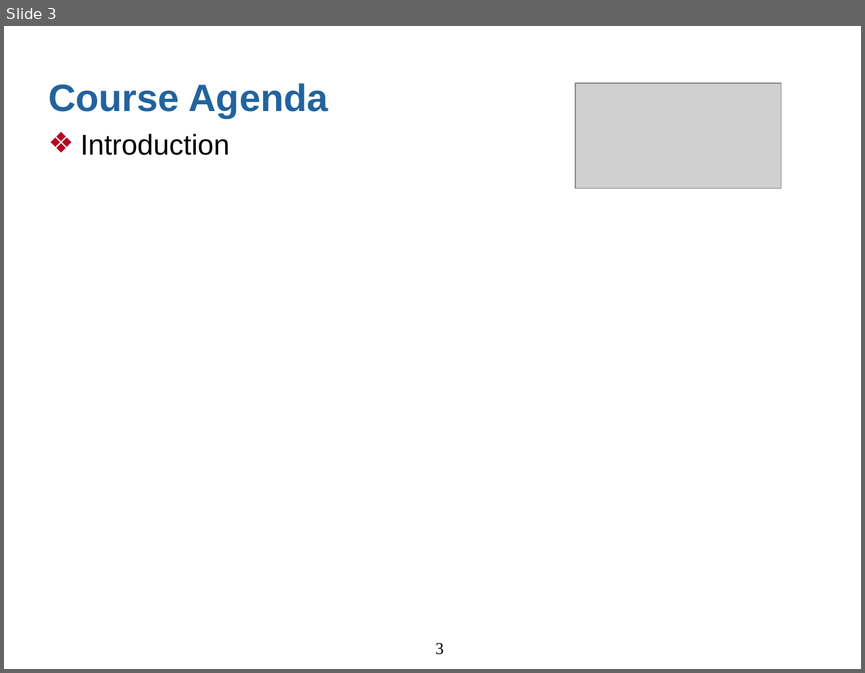
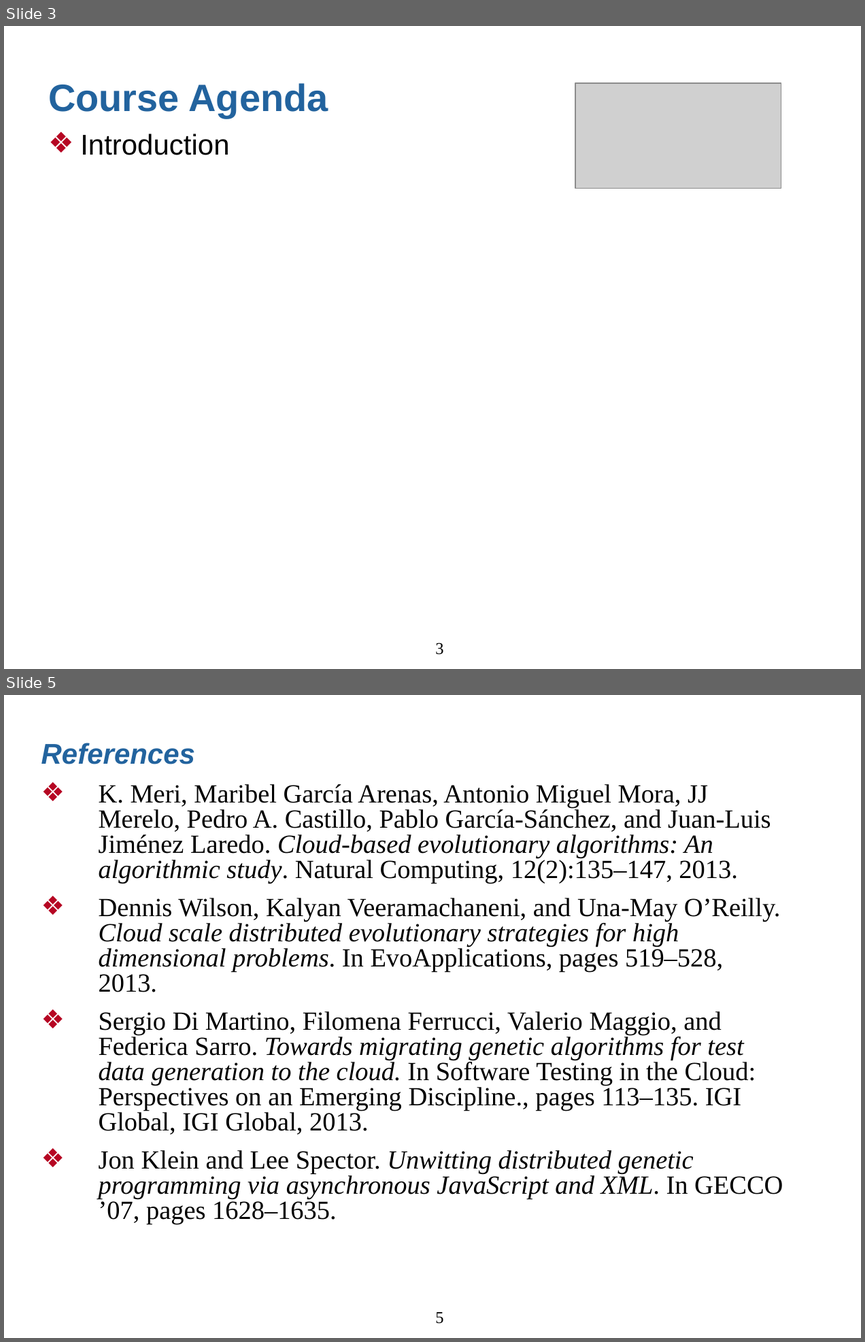
Before and after one commit to JJ/cloudy-ga, a slide deck: sample-slides.odp. Shown one above the other, each under a label of ours: slide 3 before the commit, slides 3 and 5 after it; the slides between them are not shown. The pictures are 865x673 and 865x1342 pixels, drawn with LibreOffice and Linux fonts; fonts in the diff are those of the drawing; grey boxes stand for pictures. Boxes give left, top, right and bottom in pixels: in the first picture for what was removed or moved away, otherwise in the second. Text is boxed around its words. In the diff, an @@ line names an element or a change of style, - is before the commit and + after.

```diff
--- a/sample-slides.odp
+++ b/sample-slides.odp
@@ slide 5 added at [4,695,861,1338], background #FFFFFF @@
@@ text added at [41,743,783,1224], 22 pt, text #000000 @@
+References
+❖ K. Meri, Maribel García Arenas, Antonio Miguel Mora, JJ Merelo, Pedro A. Castillo, Pablo García-Sánchez, and Juan-Luis Jiménez Laredo. Cloud-based evolutionary algorithms: An algorithmic study. Natural Computing, 12(2):135–147, 2013.
+❖ Dennis Wilson, Kalyan Veeramachaneni, and Una-May O’Reilly. Cloud scale distributed evolutionary strategies for high dimensional problems. In EvoApplications, pages 519–528, 2013.
+❖ Sergio Di Martino, Filomena Ferrucci, Valerio Maggio, and Federica Sarro. Towards migrating genetic algorithms for test data generation to the cloud. In Software Testing in the Cloud: Perspectives on an Emerging Discipline., pages 113–135. IGI Global, IGI Global, 2013.
+❖ Jon Klein and Lee Spector. Unwitting distributed genetic programming via asynchronous JavaScript and XML. In GECCO ’07, pages 1628–1635.
@@ page number added at [435,1312,443,1323], 14 pt, text #000000 @@
+5
```
Also in this commit, not shown: 1 other slide added, 1 slide removed, 1 other file.
